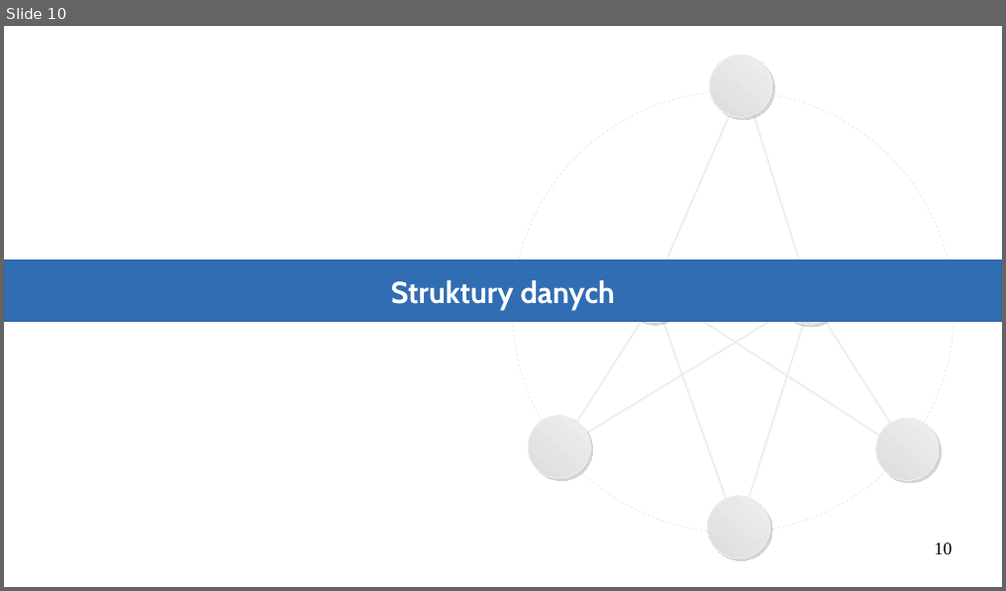
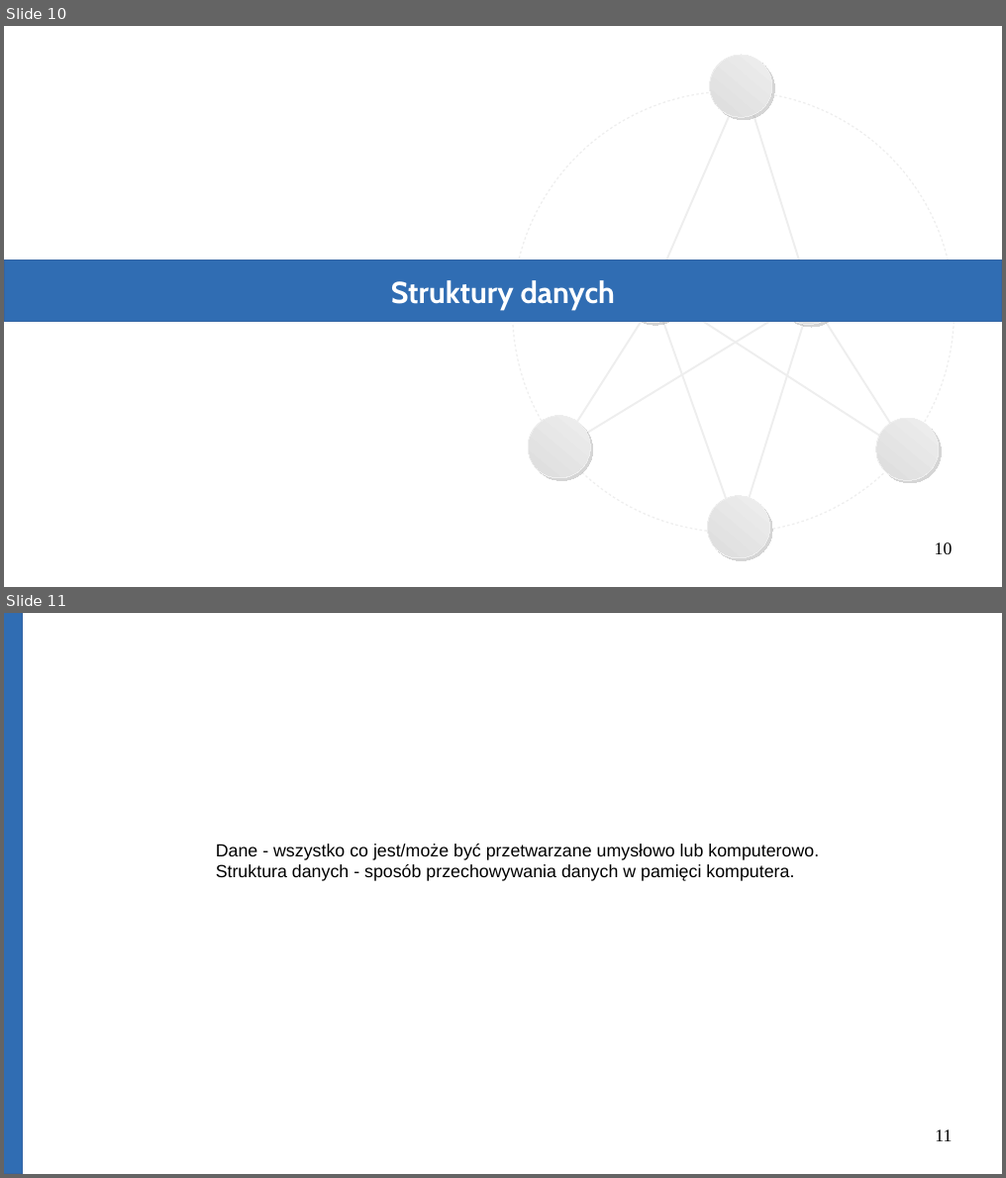
Before and after one commit to Michael-Wisniewski/algorithmic-workshop, a slide deck: Data_Structures.odp. Shown one above the other, each under a label of ours: slide 10 before the commit, slides 10 and 11 after it. The pictures are 1006x591 and 1006x1178 pixels, drawn with LibreOffice and Linux fonts; fonts in the diff are those of the drawing. Boxes give left, top, right and bottom in pixels: in the first picture for what was removed or moved away, otherwise in the second. Text is boxed around its words. In the diff, an @@ line names an element or a change of style, - is before the commit and + after.

```diff
--- a/Data_Structures.odp
+++ b/Data_Structures.odp
@@ slide 11 added at [4, 613, 1002, 1174], background #FFFFFF @@
@@ rectangle added at [4, 613, 22, 1174], fill #306DB3, outline #3465A4 0 pt @@
@@ text added at [216, 844, 819, 881], 14 pt, text #000000 @@
+Dane - wszystko co jest/może być przetwarzane umysłowo lub komputerowo.
+Struktura danych - sposób przechowywania danych w pamięci komputera.
@@ page number added at [935, 1130, 951, 1142], 14 pt, text #000000 @@
+11
```
Also in this commit, not shown: 2 slides changed, 9 other slides added, 2 other files.
